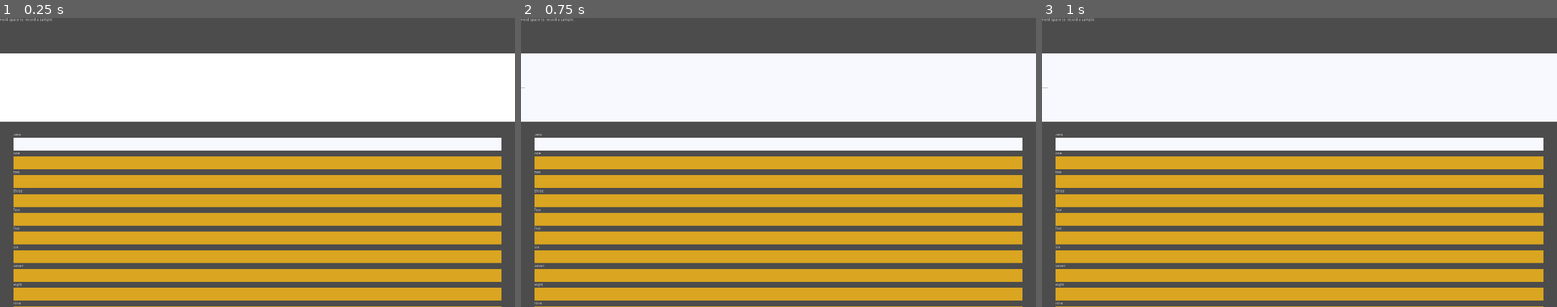
Above: before the commit, frames 1-3 (left to right).
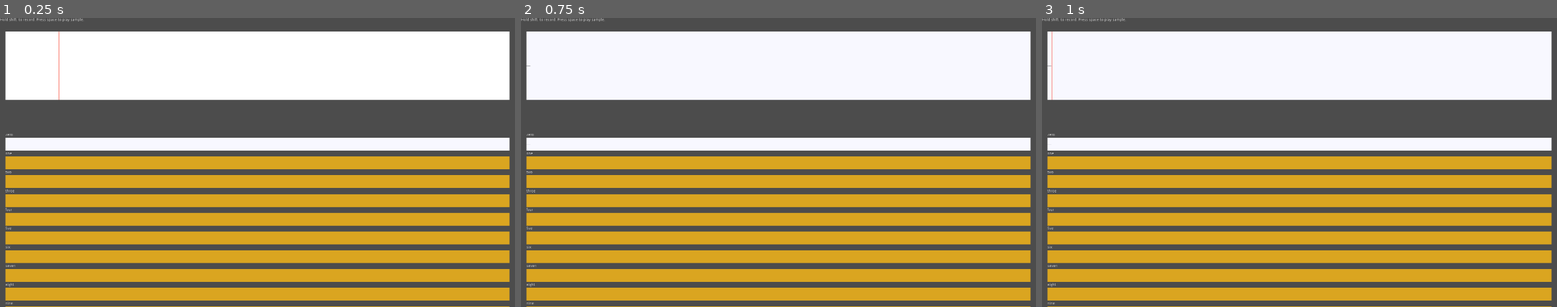
Above: after the commit, the same moments.

Repository: tangentstorm/fnarbmlyx
Game: Godot game, scene res://main.tscn
The game is run twice, just before and just after one commit, with the same random seed, the same clock (stepped at 60 frames per second) and the same inputs.
Inputs (mouse positions are in pixels of both pictures, inside the frame that each line leads up to):
- Up to frame 1 (0.25 s): no input
- Up to frame 2 (0.75 s): tap Space (ui_select) at 0.5 s; move the mouse to (891, 148) at 0.52 s; tap Shift (ui_record, bound only after the commit) at 0.6 s; click (891, 148) at 0.67 s
- Up to frame 3 (1 s): tap Space (ui_select) at 0.77, 0.8 s

The runs differ from the first frame. In frame 1, 17% of the frame differs, in the area x 0-100%, y 0-100%; in frame 2, 17%; in frame 3, 17%.

Commit message:
draw audio cursor

Diff:
--- a/AudioClip.gd
+++ b/AudioClip.gd
@@ -56,11 +56,6 @@
 	# var b = (((d[j] | (d[j+1]<<8)) + 32768)  & 0xffff) - 32768
 	# return (a+b)>>1
 
-func _process(_dt):
-	pass
-	#if sample and t < sample.data.size():
-	#	update()
-
 func _draw():
 	color = Color.ghostwhite if active else Color.goldenrod
 	if sample:
--- /dev/null
+++ b/ClipContainer.gd
@@ -0,0 +1,13 @@
+extends Container
+# this is a custom container that lays out the cursor
+# and audioclip
+
+
+# Called when the node enters the scene tree for the first time.
+func _ready():
+	pass # Replace with function body.
+
+
+# Called every frame. 'delta' is the elapsed time since the previous frame.
+#func _process(delta):
+#	pass
--- /dev/null
+++ b/ClipScroller.gd
@@ -0,0 +1,45 @@
+extends ScrollContainer
+
+export var sample : AudioStreamSample setget _set_sample,_get_sample
+export var start  : float = 0.0
+export var end    : float = 0.0
+export var head   : float = 0.0 setget _set_head
+
+onready var clipNode = $ClipContainer/AudioClip
+onready var headNode = $ClipContainer/PlayHead
+
+var playing = false
+var mix_rate = 44100
+export var timeScale = 128
+
+func _set_sample(x):
+	start = 0.0
+	self.head = start
+	end = x.get_length()
+	clipNode.sample = x
+	mix_rate = x.mix_rate
+
+func _get_sample():
+	return clipNode.sample
+
+func _set_head(x):
+	head = x
+	headNode.rect_position.x = timeToPixels(x)
+
+func play():
+	self.head = start
+	self.playing = true
+	$AudioStreamPlayer.stream = clipNode.sample
+	$AudioStreamPlayer.play()
+	yield($AudioStreamPlayer, "finished")
+
+func timeToPixels(t):
+	return t * (mix_rate / timeScale)
+
+func _process(dt):
+	if playing:
+		self.head += dt
+		print(self.head)
+		if self.head > self.end:
+			playing = false
+			print("done playing")
--- a/Prompter.gd
+++ b/Prompter.gd
@@ -4,12 +4,12 @@
 
 export var root : String = "e:/audio/"
 export var path : String = "lines"
+export var cursor : int = 0
 export var prompts : PoolStringArray = [
 	"zero", "one", "two", "three", "four",
 	"five", "six", "seven", "eight", "nine"]
 var clips : Array = []
 var paths : Array = []
-var cursor : int = 0
 
 func clearCards():
 	for i in range(0, $vbox.get_child_count()):
@@ -20,7 +20,8 @@
 	cursor = i
 	get_clip(cursor).active = true
 
-func get_clip(i):
+func get_clip(i=-1):
+	if i == -1: i = cursor
 	return $vbox.get_child(i).get_node('clip')
 
 func _ready():
@@ -32,3 +33,8 @@
 		c.get_node('clip').sample = null # AudioStreamSample.new()
 		$vbox.add_child(c)
 	set_cursor(0)
+
+func save_clip(i=-1):
+	if i == -1: i = cursor
+	var s : AudioStreamSample = get_clip(i).sample
+	s.save_to_wav(root + path + '/' + str(i))
--- a/main.gd
+++ b/main.gd
@@ -9,17 +9,22 @@
 	var idx = AudioServer.get_bus_index("Record")
 	mic = AudioServer.get_bus_effect(idx,0)
 
+
+
 func _process(_dt):
-	if Input.is_action_just_pressed("ui_select"):
+	if Input.is_action_just_pressed("ui_record"):
 		mic.set_recording_active(true)
 
-	if Input.is_action_just_released("ui_select"):
+	if Input.is_action_just_released("ui_record"):
 		clip = mic.get_recording()
 		mic.set_recording_active(false)
 
-		$AudioClip.sample = clip
-		$AudioClip.update()
+		# todo: replace selection with new clip
+		$ClipScroller.sample = clip
+		$Prompter.get_clip().sample = $ClipScroller.sample
 
-		$AudioStreamPlayer.stream = clip
-		$AudioStreamPlayer.play()
-		yield($AudioStreamPlayer, "finished")
+	if Input.is_action_just_released("ui_save"):
+		$Prompter.save_clip()
+
+	if Input.is_action_just_released("ui_select"):
+		$ClipScroller.play()
--- a/main.tscn
+++ b/main.tscn
@@ -1,8 +1,10 @@
-[gd_scene load_steps=5 format=2]
+[gd_scene load_steps=7 format=2]
 
 [ext_resource path="res://AudioClip.gd" type="Script" id=1]
 [ext_resource path="res://main.gd" type="Script" id=2]
 [ext_resource path="res://Prompter.gd" type="Script" id=3]
+[ext_resource path="res://ClipContainer.gd" type="Script" id=4]
+[ext_resource path="res://ClipScroller.gd" type="Script" id=5]
 
 [sub_resource type="AudioStreamMicrophone" id=1]
 
@@ -14,20 +16,51 @@
 autoplay = true
 bus = "Record"
 
-[node name="AudioStreamPlayer" type="AudioStreamPlayer" parent="."]
-autoplay = true
+[node name="Label" type="Label" parent="."]
+margin_right = 194.0
+margin_bottom = 14.0
+text = "Hold shift  to record. Press space to play sample."
+__meta__ = {
+"_edit_use_anchors_": false
+}
 
-[node name="AudioClip" type="ColorRect" parent="."]
-margin_top = 132.0
-margin_right = 1920.0
-margin_bottom = 388.0
+[node name="ClipScroller" type="ScrollContainer" parent="."]
+margin_left = 20.0
+margin_top = 50.0
+margin_right = 1900.0
+margin_bottom = 318.0
+scroll_vertical_enabled = false
+script = ExtResource( 5 )
+__meta__ = {
+"_edit_use_anchors_": false
+}
+
+[node name="ClipContainer" type="Container" parent="ClipScroller"]
+margin_right = 1880.0
+margin_bottom = 256.0
+rect_min_size = Vector2( 1880, 256 )
+script = ExtResource( 4 )
+
+[node name="AudioClip" type="ColorRect" parent="ClipScroller/ClipContainer"]
+margin_right = 1880.0
+margin_bottom = 256.0
 script = ExtResource( 1 )
 __meta__ = {
 "_edit_use_anchors_": false
 }
 
+[node name="PlayHead" type="ColorRect" parent="ClipScroller/ClipContainer"]
+margin_left = 200.0
+margin_right = 201.0
+margin_bottom = 256.0
+rect_min_size = Vector2( 1, 256 )
+color = Color( 0.972549, 0.113725, 0.0235294, 1 )
+
+[node name="AudioStreamPlayer" type="AudioStreamPlayer" parent="ClipScroller"]
+autoplay = true
+
 [node name="Prompter" type="Node2D" parent="."]
-position = Vector2( 50, 430 )
+position = Vector2( 0, 430 )
 script = ExtResource( 3 )
 
 [node name="card" type="VBoxContainer" parent="Prompter"]
@@ -58,17 +91,10 @@
 active = false
 
 [node name="vbox" type="VBoxContainer" parent="Prompter"]
-margin_right = 1820.0
+margin_left = 20.0
+margin_right = 1900.0
 margin_bottom = 600.0
-rect_min_size = Vector2( 1820, 600 )
+rect_min_size = Vector2( 1880, 600 )
 __meta__ = {
 "_edit_use_anchors_": false
 }
-
-[node name="Label" type="Label" parent="."]
-margin_right = 40.0
-margin_bottom = 14.0
-text = "Hold space to record a sample."
-__meta__ = {
-"_edit_use_anchors_": false
-}
--- a/project.godot
+++ b/project.godot
@@ -23,6 +23,19 @@
 window/size/width=1920
 window/size/height=1080
 
+[input]
+
+ui_record={
+"deadzone": 0.5,
+"events": [ Object(InputEventKey,"resource_local_to_scene":false,"resource_name":"","device":0,"alt":false,"shift":false,"control":false,"meta":false,"command":false,"pressed":false,"scancode":16777237,"unicode":0,"echo":false,"script":null)
+ ]
+}
+ui_save={
+"deadzone": 0.5,
+"events": [ Object(InputEventKey,"resource_local_to_scene":false,"resource_name":"","device":0,"alt":false,"shift":false,"control":false,"meta":false,"command":false,"pressed":false,"scancode":83,"unicode":0,"echo":false,"script":null)
+ ]
+}
+
 [physics]
 
 common/enable_pause_aware_picking=true
